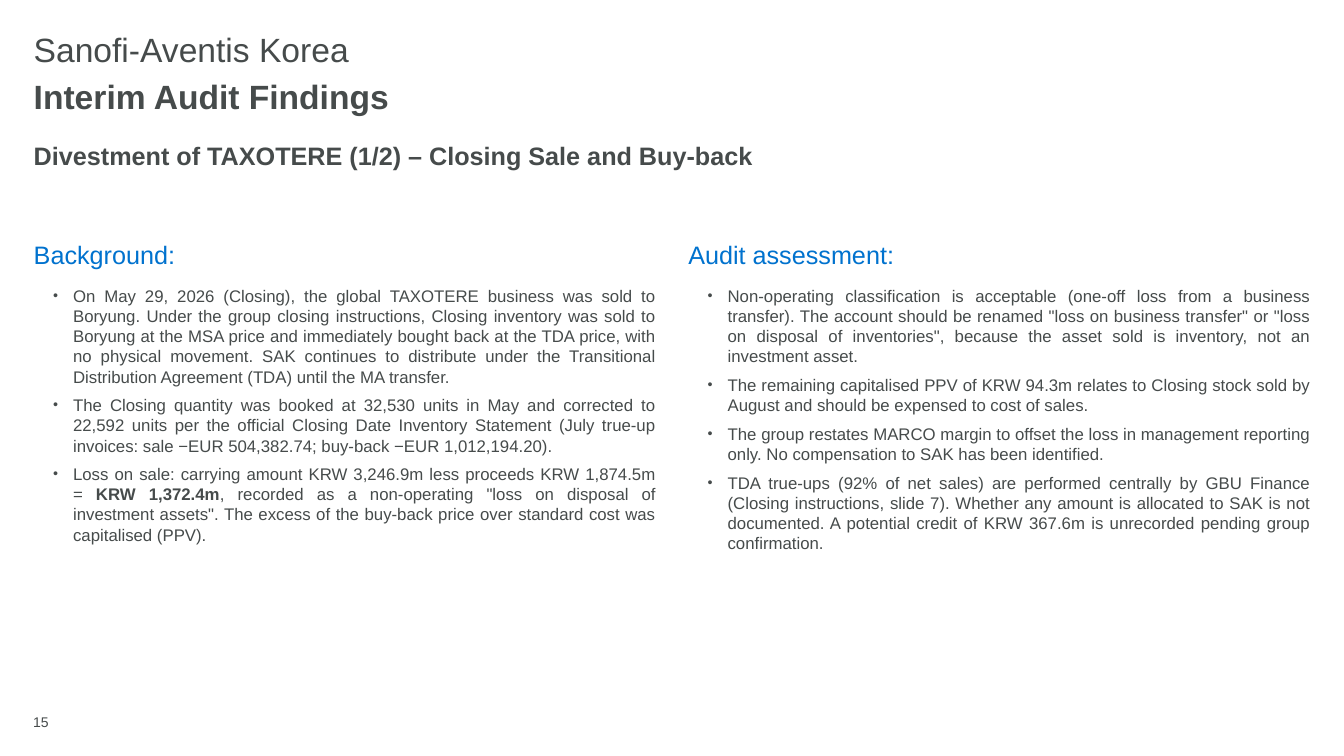
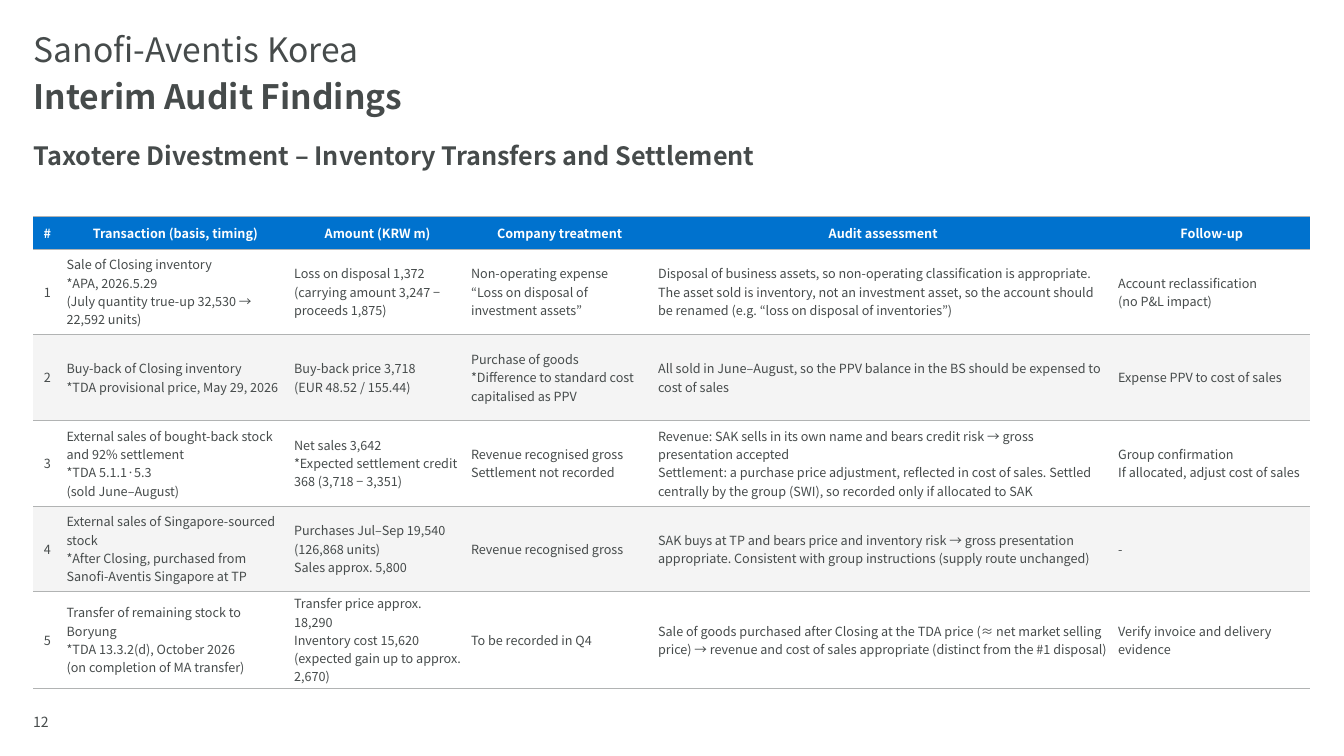
Before and after one commit to hansesle-maker/code, a slide deck: slide 12 of deliverables/SAK_FY2026_Interim_Closing_EN.pptx (slide 15 before the commit). Drawn at 1344x756 pixels with LibreOffice and Linux fonts; fonts in the diff are those of the drawing; background and template pictures are left out. Boxes give left, top, right and bottom in pixels: in the first picture for what was removed or moved away, otherwise in the second. Text is boxed around its words. In the diff, an @@ line names an element or a change of style, - is before the commit and + after.

```diff
--- a/deliverables/SAK_FY2026_Interim_Closing_EN.pptx
+++ b/deliverables/SAK_FY2026_Interim_Closing_EN.pptx
@@ title "Sanofi-Aventis Korea" at bbox=[34, 35, 358, 63]: font Arial to Noto Sans CJK KR @@
@@ text "Interim Audit Findings" at bbox=[34, 82, 403, 117]: font Arial to Noto Sans CJK KR @@
@@ text at bbox=[34, 144, 755, 171]: text changed; font Arial to Noto Sans CJK KR @@
-Divestment of TAXOTERE (1/2) – Closing Sale and Buy-back
+Taxotere Divestment – Inventory Transfers and Settlement
@@ table added at bbox=[33, 217, 1312, 688], 6 rows, 6 columns @@
+# | Transaction (basis, timing) | Amount (KRW m) | Company treatment | Audit assessment | Follow-up
+1 | Sale of Closing inventory / *APA, 2026.5.29 / (July quantity true-up 32,530 → 22,592 units) | Loss on disposal 1,372 / (carrying amount 3,247 − proceeds 1,875) | Non-operating expense / “Loss on disposal of investment assets” | Disposal of business assets, so non-operating classification is appropriate. The asset sold is inventory, not an investment asset, so the account should be renamed (e.g. “loss on disposal of inventories”) | Account reclassification / (no P&L impact)
+2 | Buy-back of Closing inventory / *TDA provisional price, May 29, 2026 | Buy-back price 3,718 / (EUR 48.52 / 155.44) | Purchase of goods / *Difference to standard cost capitalised as PPV | All sold in June–August, so the PPV balance in the BS should be expensed to cost of sales | Expense PPV to cost of sales
+3 | External sales of bought-back stock and 92% settlement / *TDA 5.1.1·5.3 / (sold June–August) | Net sales 3,642 / *Expected settlement credit 368 (3,718 − 3,351) | Revenue recognised gross / Settlement not recorded | Revenue: SAK sells in its own name and bears credit risk → gross presentation accepted / Settlement: a purchase price adjustment, reflected in cost of sales. Settled centrally by the group (SWI), so recorded only if allocated to SAK | Group confirmation / If allocated, adjust cost of sales
+4 | External sales of Singapore-sourced stock / *After Closing, purchased from Sanofi-Aventis Singapore at TP | Purchases Jul–Sep 19,540 / (126,868 units) / Sales approx. 5,800 | Revenue recognised gross | SAK buys at TP and bears price and inventory risk → gross presentation appropriate. Consistent with group instructions (supply route unchanged) | -
+5 | Transfer of remaining stock to Boryung / *TDA 13.3.2(d), October 2026 / (on completion of MA transfer) | Transfer price approx. 18,290 / Inventory cost 15,620 / (expected gain up to approx. 2,670) | To be recorded in Q4 | Sale of goods purchased after Closing at the TDA price (≈ net market selling price) → revenue and cost of sales appropriate (distinct from the #1 disposal) | Verify invoice and delivery evidence
@@ text removed at bbox=[34, 245, 175, 270] @@
-Background:
@@ text removed at bbox=[688, 245, 894, 265] @@
-Audit assessment:
@@ text removed at bbox=[73, 290, 656, 545] @@
-  • On May 29, 2026 (Closing), the global TAXOTERE business was sold to Boryung. Under the group closing instructions, Closing inventory was sold to Boryung at the MSA price and immediately bought back at the TDA price, with no physical movement. SAK continues to distribute under the Transitional Distribution Agreement (TDA) until the MA transfer.
-  • The Closing quantity was booked at 32,530 units in May and corrected to 22,592 units per the official Closing Date Inventory Statement (July true-up invoices: sale −EUR 504,382.74; buy-back −EUR 1,012,194.20).
-  • Loss on sale: carrying amount KRW 3,246.9m less proceeds KRW 1,874.5m = KRW 1,372.4m, recorded as a non-operating "loss on disposal of investment assets". The excess of the buy-back price over standard cost was capitalised (PPV).
@@ text removed at bbox=[728, 290, 1310, 549] @@
-  • Non-operating classification is acceptable (one-off loss from a business transfer). The account should be renamed "loss on business transfer" or "loss on disposal of inventories", because the asset sold is inventory, not an investment asset.
-  • The remaining capitalised PPV of KRW 94.3m relates to Closing stock sold by August and should be expensed to cost of sales.
-  • The group restates MARCO margin to offset the loss in management reporting only. No compensation to SAK has been identified.
-  • TDA true-ups (92% of net sales) are performed centrally by GBU Finance (Closing instructions, slide 7). Whether any amount is allocated to SAK is not documented. A potential credit of KRW 367.6m is unrecorded pending group confirmation.
@@ page number at bbox=[33, 716, 49, 727]: text changed; font Arial to Noto Sans CJK KR @@
-15
+12
```
Also in this commit, not shown: 15 other slides changed, 10 slides removed, 1 other file.
